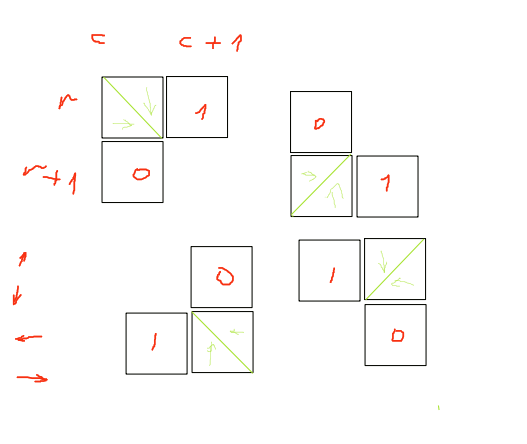
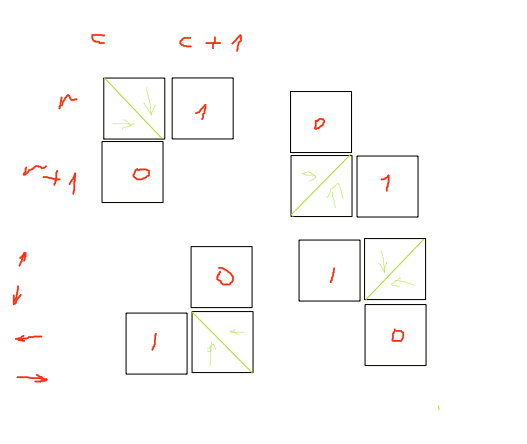
Layered file, before and after one edit (w=527, h=444). Changes by layer:
pixels changed over [101, 76, 234, 140] (layer not identified)
